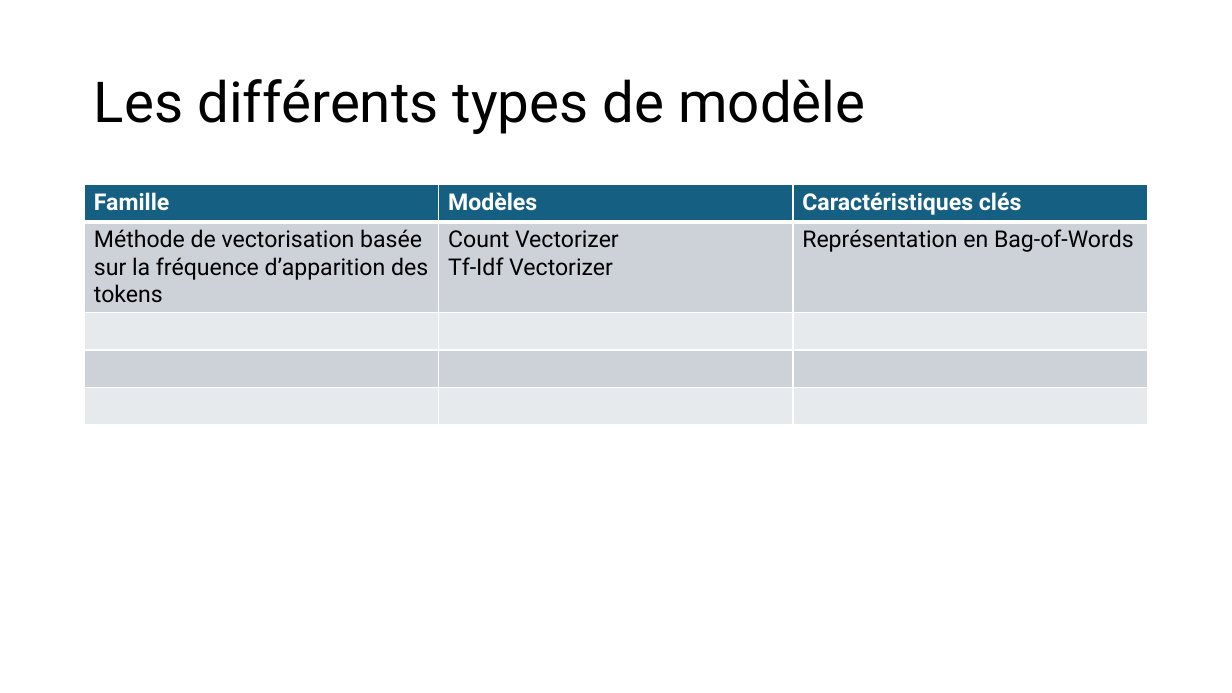
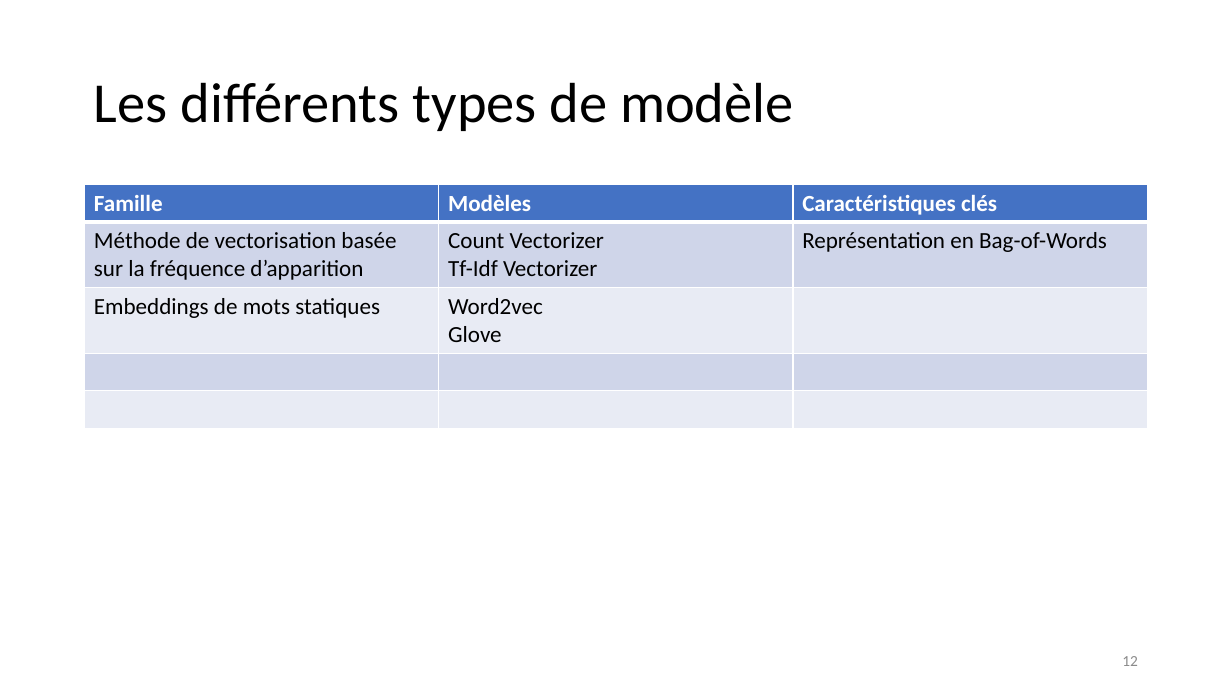
Before and after one commit to Hedredo/oc_projet_6, a slide deck: slide 12 of 5_presentation_072024.pptx (slide 9 before the commit). Drawn at 1232x693 pixels with LibreOffice and Linux fonts; fonts in the diff are those of the drawing. Boxes give left, top, right and bottom in pixels: in the first picture for what was removed or moved away, otherwise in the second. Text is boxed around its words. In the diff, an @@ line names an element or a change of style, - is before the commit and + after.

```diff
--- a/5_presentation_072024.pptx
+++ b/5_presentation_072024.pptx
@@ title "Les différents types de modèle" at [94, 82, 793, 131]: font Roboto to Calibri @@
@@ table at [85, 185, 1147, 625] @@
-row 2: Méthode de vectorisation basée sur la fréquence d’apparition des tokens | Count Vectorizer / Tf-Idf Vectorizer | Représentation en Bag-of-Words
+row 2: Méthode de vectorisation basée sur la fréquence d’apparition | Count Vectorizer / Tf-Idf Vectorizer | Représentation en Bag-of-Words
+row 3: Embeddings de mots statiques | Word2vec / Glove | 
-row 5:  |  | 
@@ fill #156082 to #4472C4 in row 1 @@
@@ fill #CCD2D8 to #CFD5EA in 6 cells @@
@@ fill #E8EAED to #E9EBF5 in 6 cells @@
@@ font Roboto to Calibri in "Famille", "Modèles", "Caractéristiques clés", "Count Vectorizer" and 2 more places @@
@@ page number added at [1122, 656, 1138, 666], 12 pt, text #8C8C8C @@
+12
```
Also in this commit, not shown: 18 other slides changed, 6 slides added, 2 slides removed, 9 other files.
